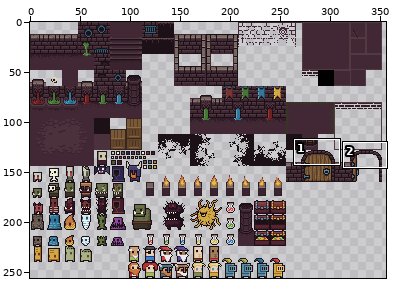
One commit to this sprite sheet: resource/gfx/author_0x72/0x72_16x16DungeonTileset_v4Walls_v2.png. The first picture is a wide view before the edit; the outline marks the close-up.
Close-up. Before the edit:
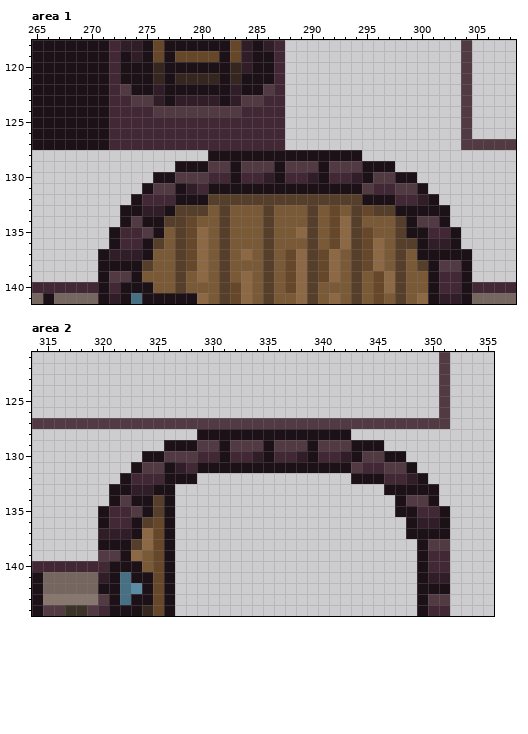
The file is 512x256 pixels. Colours within 5 levels of each other are drawn and written as one. Shown: area 1: x 265..308, y 118..141; area 2: x 314..355, y 121..144. The wide view leaves out empty margins.
The same view after the edit:
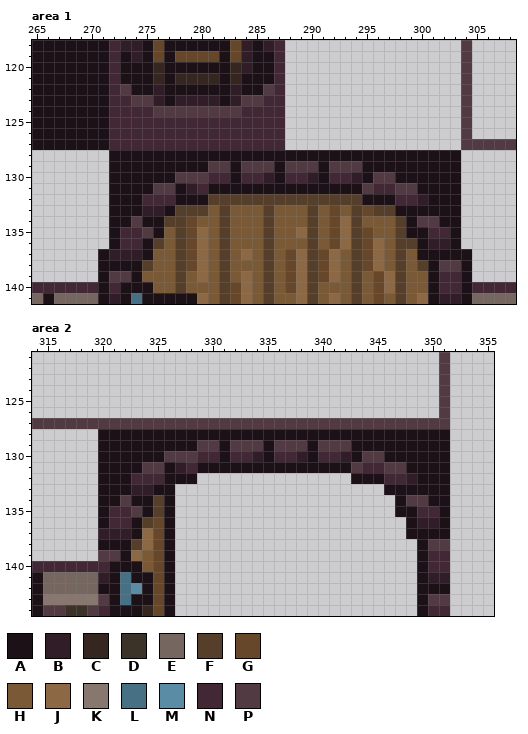
Palette (. is transparent): A #1c1117  B #301d27  C #35271f  D #3b3328  E #756760  F #563f2a  G #664729  H #7a5937  J #8d6845  K #88776f  L #487085  M #5a8ca6  N #422835  P #523a42
The exact change:
Area 1:
The edit adds colour A in row 128 at x 272 to 280 and 295 to 303; in row 129 at x 272 to 277 and 298 to 303; in row 130 at x 272 to 275 and 300 to 303; in row 131 at x 272 to 274 and 301 to 303; in row 132 at x 272 to 273 and 302 to 303; in rows 133 to 134 at x 272 and 303.
Area 2:
The edit adds colour A in row 128 at x 320 to 328 and 343 to 351; in row 129 at x 320 to 325 and 346 to 351; in row 130 at x 320 to 323 and 348 to 351; in row 131 at x 320 to 322 and 349 to 351; in row 132 at x 320 to 321 and 350 to 351; in rows 133 to 134 at x 320 and 351.
